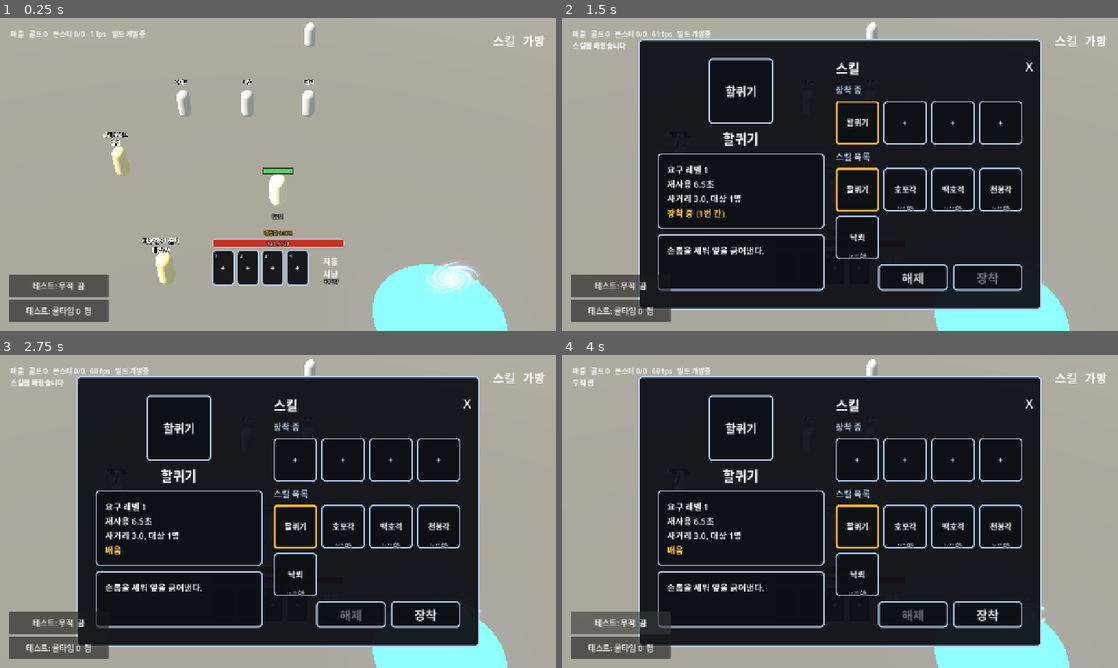
Above: before the commit, frames 1-4 (two rows, left to right).
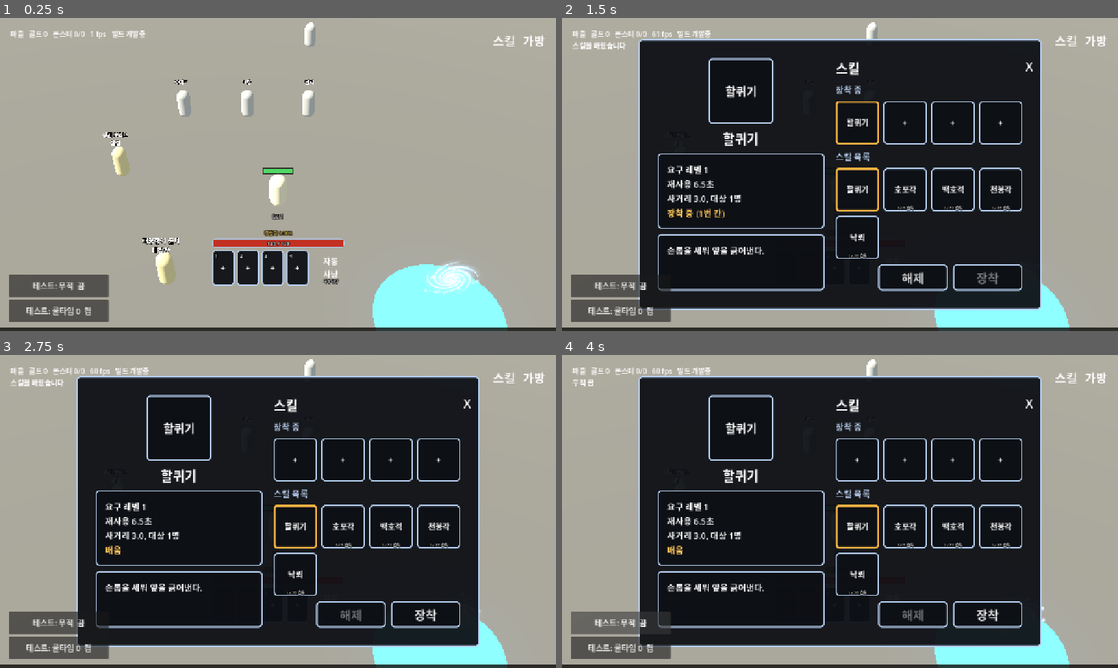
Above: after the commit, the same moments.

Repository: gogoalswo/MMORPG
Game: Godot game, scene res://main.tscn
Two runs of this game, one before a commit and one after it. Both use one fixed random seed, a clock stepped at 60 frames per second and the inputs below.
Inputs (mouse positions are in pixels of both pictures, inside the frame that each line leads up to):
- Up to frame 1 (0.25 s): no input
- Up to frame 2 (1.5 s): click (784, 268) at 0.52 s; click "장착" at 1.25 s
- Up to frame 3 (2.75 s): click "해제" at 2 s
- Up to frame 4 (4 s): click "테스트: 무적 끔" at 2.75 s; click "테스트: 무적 켬" at 3.5 s

The runs differ from the first frame. In frame 1, 1.1% of the frame differs, in the area x 0-100%, y 98-100%; in frame 2, 1.1%; in frame 3, 1.1%; in frame 4, 1.1%.

Commit message:
경험치를 화면 맨 아래 가로 게이지로 깐다
받은 그림대로 화면 바닥을 가로지르는 가는 띠(높이 7)를 넣었다. 퍼센트 글자는
배지 아래에 그대로 둔다 — 띠만으로는 몇 퍼센트인지 못 읽는다.

앵커만 잡고 여백은 손으로 준다. PRESET_MODE_MINSIZE 로 걸면 띠가 화면
아래로 제 높이만큼 삐져나간다 (ui_test 가 잡았다).

Co-Authored-By: Claude Opus 5 <noreply@anthropic.com>
Claude-Session: https://claude.ai/code/session_01UWpuf7GaJDnraUdk3e1vXQ

Diff:
--- a/godot/game/game.gd
+++ b/godot/game/game.gd
@@ -70,6 +70,8 @@
 const AUTO_GAP := 8
 ## 고리를 칸 바닥에서 얼마나 띄우나 (글자 자리)
 const SPIN_LIFT := 13
+## 화면 맨 아래 경험치 게이지 높이. 받은 그림처럼 **가는 띠**다
+const EXP_GAUGE_H := 7
 const ICON_DIR := "res://assets/icons/"
 ## 가방 탭. 0 은 전체, 나머지는 `_tab_keeps` 가 슬롯으로 가른다
 const BAG_TABS := ["전체", "무기", "방어구", "장신구", "재료"]
@@ -125,6 +127,8 @@
 var _ui_root: Control
 ## 퀵슬롯 위 한 묶음 — 레벨 배지 안 숫자, 체력 막대와 그 위 숫자, 경험치 퍼센트
 var _level_label: Label
+## 화면 맨 아래를 가로지르는 경험치 게이지 (2026-09-20 요청)
+var _exp_bar: TextureProgressBar
 var _hp_bar: TextureProgressBar
 var _hp_text: Label
 var _exp_text: Label
@@ -396,6 +400,36 @@
 	parent.add_child(_exp_text)
 
 
+## 화면 맨 아래를 가로지르는 경험치 게이지 ★ 받은 그림(2026-09-20)대로 **가는 띠**를
+## 화면 바닥에 깐다. 홈(테두리)을 두르지 않는다 — 화면 끝까지 닿아야 해서다.
+##
+## 퍼센트 글자는 배지 아래에 그대로 둔다 (`_exp_text`) — 띠만으로는 몇 퍼센트인지
+## 읽을 수 없고, 받은 그림에도 글자와 띠가 둘 다 있다
+func _build_exp_gauge() -> void:
+	_exp_bar = TextureProgressBar.new()
+	_exp_bar.fill_mode = TextureProgressBar.FILL_LEFT_TO_RIGHT
+	_exp_bar.nine_patch_stretch = true
+	_exp_bar.set_stretch_margin(SIDE_LEFT, 24)
+	_exp_bar.set_stretch_margin(SIDE_RIGHT, 24)
+	var fill := _icon("ui_bar_fill")
+	_exp_bar.texture_progress = fill if fill != null else _white(16)
+	_exp_bar.tint_progress = Color("#e8c14a")
+	# 아직 안 채운 쪽은 어둡게 깔아 띠가 어디까지인지 보이게 한다
+	_exp_bar.texture_under = _exp_bar.texture_progress
+	_exp_bar.tint_under = Color(0.05, 0.04, 0.03, 0.8)
+	_exp_bar.step = 0.0
+	_exp_bar.custom_minimum_size = Vector2(0, EXP_GAUGE_H)
+	_exp_bar.mouse_filter = Control.MOUSE_FILTER_IGNORE
+	_ui_root.add_child(_exp_bar)
+	# 앵커만 잡고 **여백을 손으로 준다** — `PRESET_MODE_MINSIZE` 로 두면 띠가 화면
+	# 아래로 제 높이만큼 삐져나간다 (2026-09-20, 테스트가 잡았다)
+	_exp_bar.set_anchors_preset(Control.PRESET_BOTTOM_WIDE)
+	_exp_bar.offset_left = 0.0
+	_exp_bar.offset_right = 0.0
+	_exp_bar.offset_top = -EXP_GAUGE_H
+	_exp_bar.offset_bottom = 0.0
+
+
 ## 막대 하나 — 홈(9조각) 안에 채움을 깔고 그 위에 숫자를 얹는다.
 ## `{"frame": PanelContainer, "bar": TextureProgressBar, "text": Label}`
 func _make_bar(height: int, tint: Color, font: int) -> Dictionary:
@@ -1033,6 +1067,7 @@
 	column.mouse_filter = Control.MOUSE_FILTER_IGNORE
 	_ui_root.add_child(column)
 
+	_build_exp_gauge()
 	_build_level_badge(column)
 
 	var hp := _make_bar(HP_BAR_H, Color("#c33122"), 12)
@@ -2445,6 +2480,8 @@
 	# 다음 레벨까지 필요한 양. 만렙이면 0 이 와서 0 으로 나누게 된다
 	var need := maxi(1, Combat.exp_to_next(int(me.level)))
 	_exp_text.text = "경험치 %.2f%%" % (minf(float(me.exp) / need, 1.0) * 100.0)
+	_exp_bar.max_value = need
+	_exp_bar.value = mini(int(me.exp), need)
 
 
 func _refresh_bar(me: Dictionary) -> void:
--- a/godot/tests/ui_test.gd
+++ b/godot/tests/ui_test.gd
@@ -269,6 +269,14 @@
 		_fail("체력 글자가 '%s' (스냅샷은 %d/%d)" % [game._hp_text.text, me.hp, me.stats.maxHp])
 	if not game._exp_text.text.begins_with("경험치 ") or not game._exp_text.text.ends_with("%"):
 		_fail("경험치가 퍼센트가 아니다: '%s'" % game._exp_text.text)
+
+	# 경험치 게이지는 **화면 맨 아래를 가로지른다** (2026-09-20 요청)
+	var need := maxi(1, Combat.exp_to_next(int(me.level)))
+	var gauge: Rect2 = game._exp_bar.get_global_rect()
+	if gauge.size.x < screen.x - 1.0 or absf(gauge.end.y - screen.y) > 1.0:
+		_fail("경험치 게이지가 화면 맨 아래 가로 전체가 아니다: %s" % gauge)
+	if game._exp_bar.max_value != float(need):
+		_fail("경험치 게이지 최대치가 %d 이어야 하는데 %d" % [need, game._exp_bar.max_value])
 
 	# 막대가 줄어든다 — 반쯤 깎아 보고 채움 폭이 아니라 값으로 본다
 	me.hp = int(me.stats.maxHp) / 2
@@ -317,7 +325,7 @@
 		_fail("오른쪽 위 가방 단추를 눌렀는데 가방이 안 열렸다")
 	game._toggle_bag()
 	await process_frame
-	print("  퀵슬롯 위: Lv.%s · %s · 체력 %s (막대 %.0fpx)" % [game._level_label.text, game._exp_text.text, game._hp_text.text, hp_rect.size.x])
+	print("  퀵슬롯 위: %s · %s · 체력 %s (막대 %.0fpx · 게이지 %.0fpx)" % [game._level_label.text, game._exp_text.text, game._hp_text.text, hp_rect.size.x, gauge.size.x])
 
 
 ## 가방·장비 창 — 열리나, 칸이 제대로 깔리나, 골라서 낄 수 있나.
Not shown, changed: docs/features/hud.md
